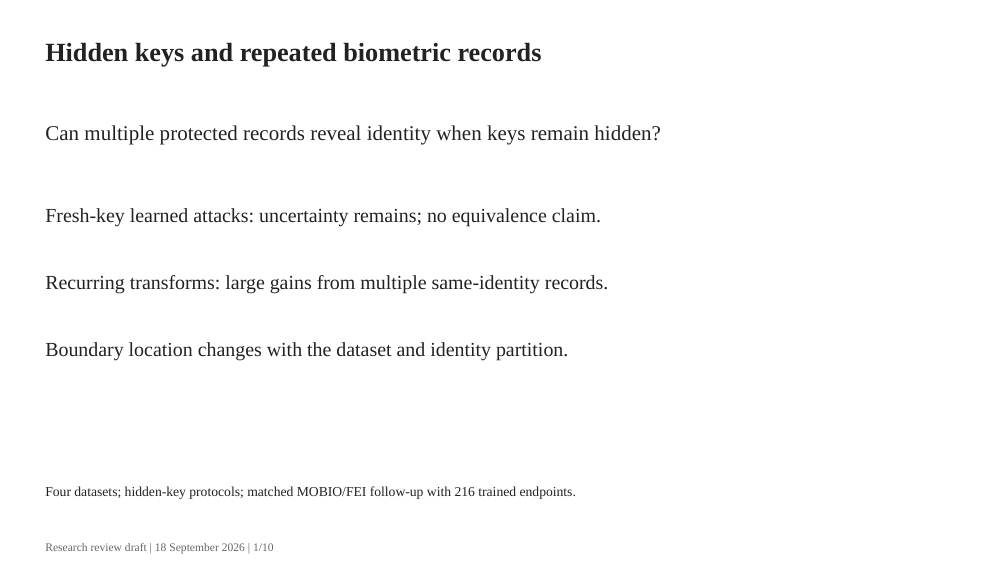
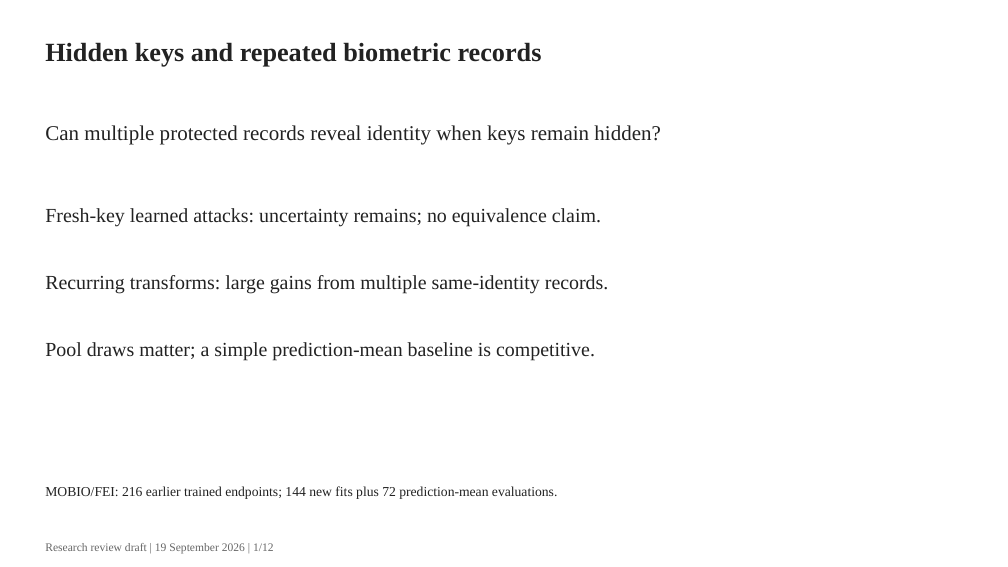
Before and after one commit to gigioneggiando/biometric-template-leakage, a slide deck: slide 1 of reports/slides/research_review.pptx. Drawn at 1008x567 pixels with LibreOffice and Linux fonts; fonts in the diff are those of the drawing. Boxes give left, top, right and bottom in pixels: in the first picture for what was removed or moved away, otherwise in the second. Text is boxed around its words. In the diff, an @@ line names an element or a change of style, - is before the commit and + after.

Commit message:
Add independent pool replication, prediction baseline and research update

```diff
--- a/reports/slides/research_review.pptx
+++ b/reports/slides/research_review.pptx
@@ text at [45, 342, 595, 360]: text changed @@
-Boundary location changes with the dataset and identity partition.
+Pool draws matter; a simple prediction-mean baseline is competitive.
@@ text at [45, 486, 557, 499]: text changed @@
-Four datasets; hidden-key protocols; matched MOBIO/FEI follow-up with 216 trained endpoints.
+MOBIO/FEI: 216 earlier trained endpoints; 144 new fits plus 72 prediction-mean evaluations.
@@ text at [45, 543, 274, 554]: text changed @@
-Research review draft | 18 September 2026 | 1/10
+Research review draft | 19 September 2026 | 1/12
```
Also in this commit, not shown: 9 other slides changed, 2 slides added, 35 other files.
